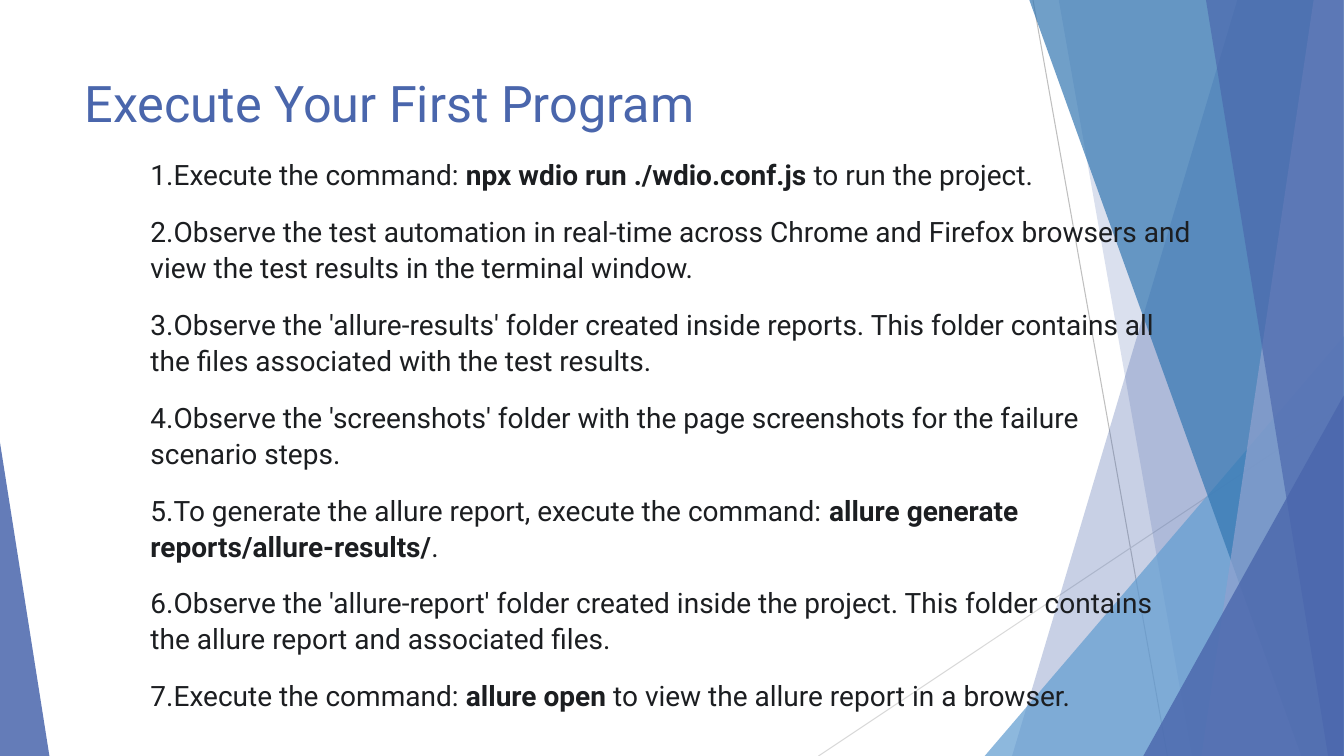
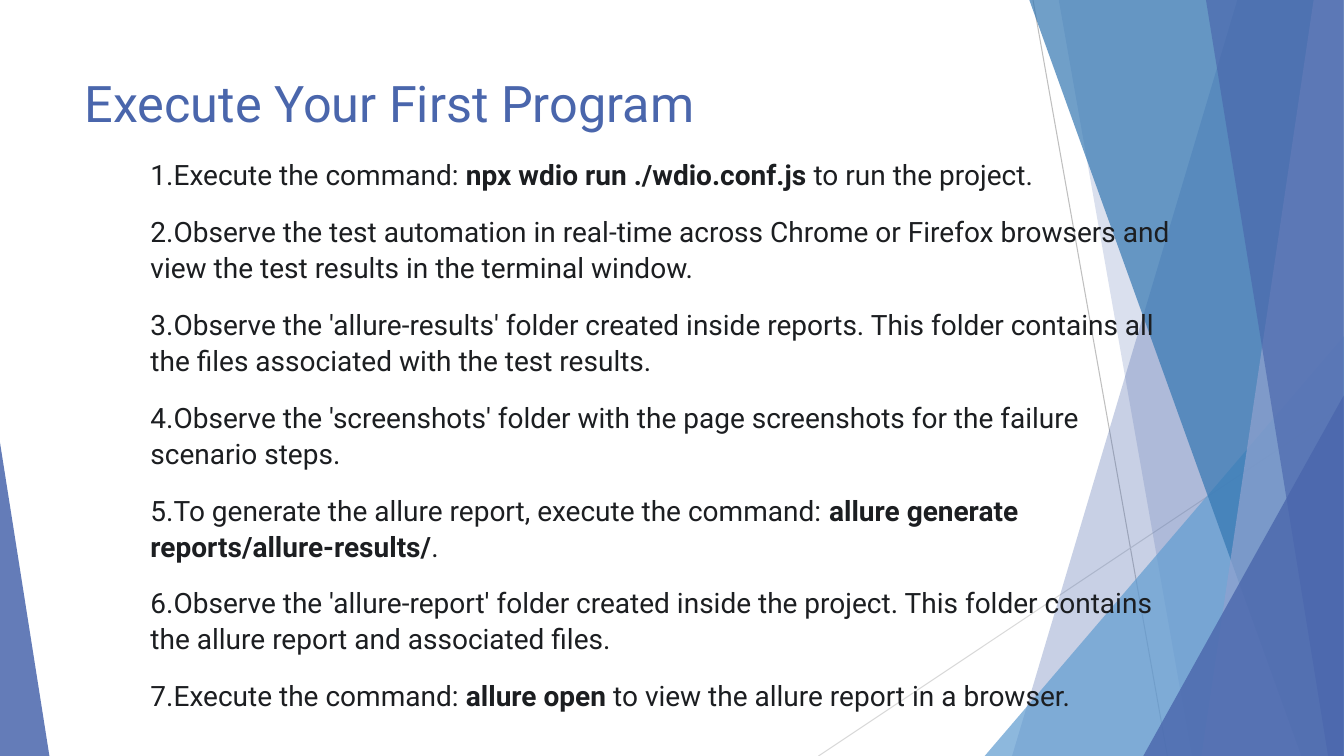
Before and after one commit to reshu-testonics/WebdriverIO, a slide deck: slide 31 of WebdriverIO.pptx (slide 30 before the commit). Drawn at 1344x756 pixels with LibreOffice and Linux fonts; fonts in the diff are those of the drawing. Boxes give left, top, right and bottom in pixels: in the first picture for what was removed or moved away, otherwise in the second. Text is boxed around its words. In the diff, an @@ line names an element or a change of style, - is before the commit and + after.

```diff
--- a/WebdriverIO.pptx
+++ b/WebdriverIO.pptx
@@ text at [150, 216, 1169, 279]: text changed @@
-2. Observe the test automation in real-time across Chrome and Firefox browsers and view the test results in the terminal window.
+2. Observe the test automation in real-time across Chrome or Firefox browsers and view the test results in the terminal window.
```
Also in this commit, not shown: 7 other slides changed, 2 slides added.
